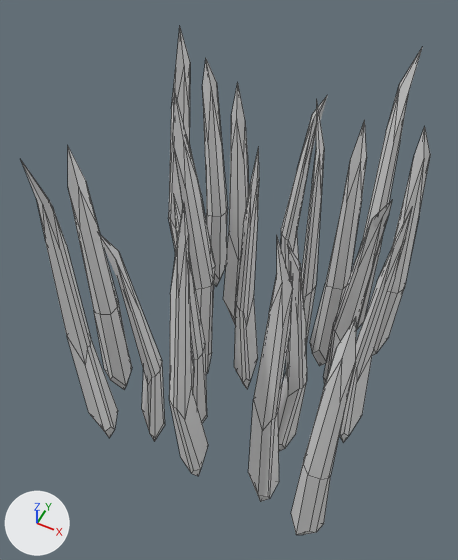
An edit to the FBX model Assets/Models/Cultures/wheat_large.fbx, drawn before and after from the same camera.
Before and after are seen from a 50 mm lens placed at (1.12, -2.51, 4.3), pointed at (-0.08, -0.1, 1.28). The axes (+X, +Y, +Z) are drawn at lower left. The lights are the same throughout. Mesh edges are drawn as thin lines.

In view in the first picture: 'Wheat1', 'Wheat2', 'Wheat3'.
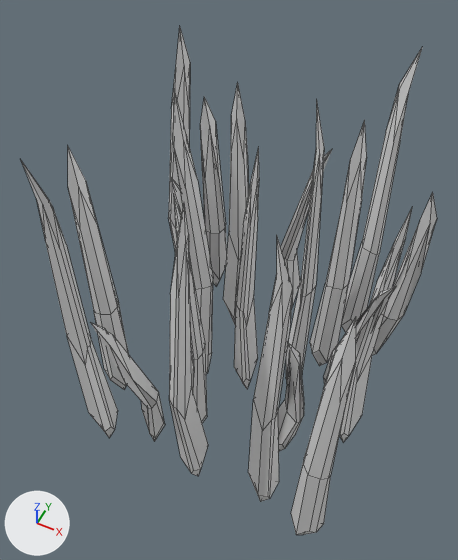
The newer file adds a shape key; the second version is drawn at full value of the shape key 'Wiggle' of 'Wheat1', and the change is written as the vertex moves it makes.

Boxes [x1, y1, x2, y2] around the edits, measured in the pictures (458 x 560 px; the box of a moved part takes in the faces that stretch with it):
'Wheat1', reshaped (9% shorter): before [98, 59, 430, 451]; after [91, 96, 437, 451]
part 1 of me_cube_200, moved or reshaped: before [278, 127, 430, 448]; after [278, 193, 437, 448]
part 2 of me_cube_200, moved or reshaped: before [187, 59, 328, 317]; after [170, 96, 332, 305]
part 3 of me_cube_200, moved or reshaped: before [120, 287, 152, 433]; after [141, 401, 150, 433]
part 4 of me_cube_200, moved or reshaped: before [150, 364, 165, 437]; after [148, 393, 165, 437]
part 5 of me_cube_200, moved or reshaped: before [116, 255, 162, 377]; after [105, 329, 159, 409]
part 6 of me_cube_200, moved or reshaped: before [98, 233, 139, 310]; after [91, 323, 133, 382]

The change in detail:
me_cube_200 is used by ob_wheat1; location (0.026, 0.859, 0.581); scale (0.0964, 0.143, 1.0).
me_cube_200 had 182 vertices, 168 faces and spanned x -8.5..9.2, y -11.8..0.7, z -0.7..1.6.
me_cube_200 now has 182 vertices, 168 faces and spans x -8.5..10.1, y -14.1..0.7, z -0.7..1.5.
me_cube_200 part 1: 51 of 182 vertices moved; they spanned x 3.9..9.2, y -9.2..-0.4, z 0.1..1.6 and now span x 4.8..10.1, y -11.8..-1.5, z 0.0..1.4; mean shift (1.1, -1.7, -0.2); largest move (7.4, -0.4, 1.6) -> (9.3, -3.0, 1.4).
me_cube_200 part 2: 51 of 182 vertices moved; they spanned x -8.2..0.9, y -4.8..0.6, z 0.1..1.6 and now span x -7.1..2.8, y -7.2..-0.5, z 0.1..1.5; mean shift (1.2, -1.7, -0.1); largest move (-8.2, 0.4, 1.6) -> (-6.3, -2.2, 1.5).
me_cube_200 part 3: the 1 vertex in x -4.3, y -11.0, z 0.1 is moved by (0.3, -0.5, -0.1).
me_cube_200 part 4: all 7 vertices in x -4.8..-3.2, y -11.2..-10.2, z 0.3 are moved by (0.6, -1.1, -0.1).
me_cube_200 part 5: all 4 vertices in x -5.1..-4.3, y -11.5..-11.0, z 1.4 are moved by (1.7, -2.4, -0.2).
me_cube_200 part 6: the 1 vertex in x -5.1, y -11.6, z 1.6 is moved by (1.8, -2.5, -0.2).
